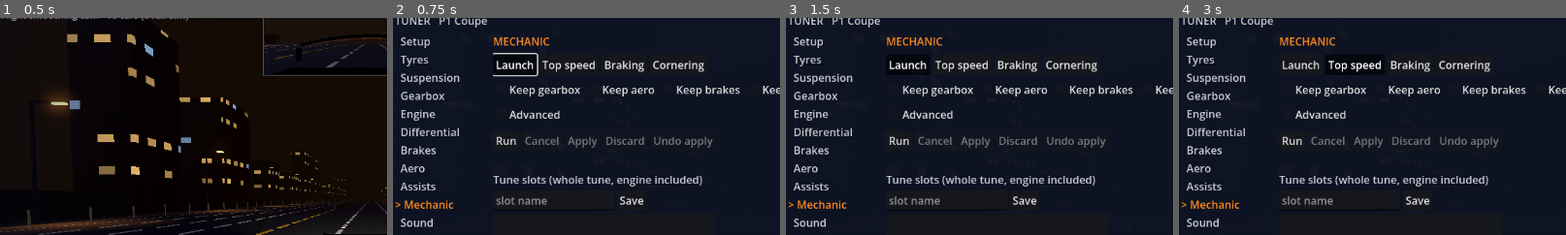
Above: before the commit, frames 1-4 (left to right).
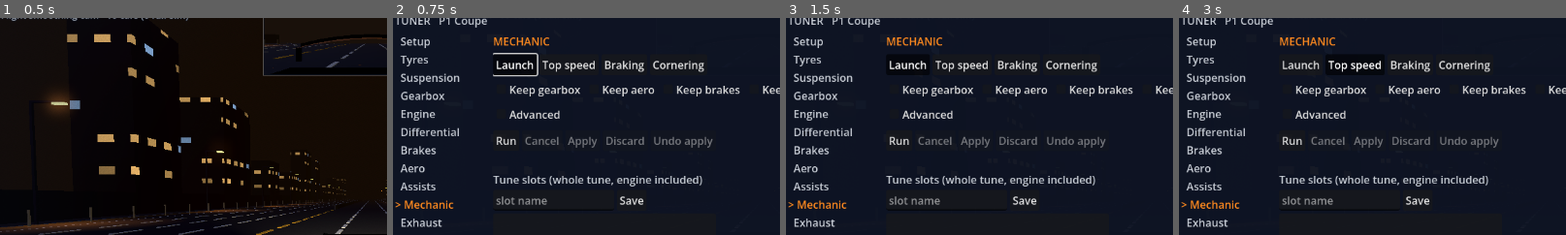
Above: after the commit, the same moments.

Repository: SmurfyHehe/neon-overdrive
Game: Godot game, scene res://Game.tscn
The game is run twice, just before and just after one commit, with the same random seed, the same clock (stepped at 60 frames per second) and the same inputs.
Inputs (mouse positions are % of the whole screen's width and height, from its top left):
- Up to frame 1 (0.5 s): no input
- Up to frame 2 (0.75 s): tap Enter at 0.5 s; move the mouse to (72, 45) at 0.52 s; hold D (steer_right) from 0.53 s (still down); tap Y (autotune_panel) at 0.6 s; click (72, 45) at 0.67 s
- Up to frame 3 (1.5 s): release D (steer_right) at 1.25 s; click "Launch" at 1.25 s
- Up to frame 4 (3 s): click "Launch" at 2 s; click "Top speed" at 2.75 s
The pictures show only the part of the screen within x 2-52%, y 4-54%; the shares and areas given below are measured in that part.

Frame 1 is identical in both runs. In frame 2, 0.3% of the frame differs, in the area x 2-13%, y 92-97%; in frame 3, 0.3%; in frame 4, 0.3%.

Commit message:
Exhaust tuning lives only on the Tuner screen
Rename the Tuner's Sound page to Exhaust and retire the standalone entry
point: the held U/J, I/K, O/L keys, their InputMap actions, the on-screen
readout, the Controls-page group and the exhaust_keys test. EngineAudio still
mirrors the spec into the synth and saves the tune when it changes, so
persistence is unchanged.

Co-Authored-By: Claude Sonnet 5.5 <noreply@anthropic.com>

Diff:
--- a/project.godot
+++ b/project.godot
@@ -101,36 +101,6 @@
 , Object(InputEventJoypadButton,"resource_local_to_scene":false,"resource_name":"","device":-1,"button_index":6,"pressure":0.0,"pressed":false,"script":null)
 ]
 }
-exhaust_loud_up={
-"deadzone": 0.2,
-"events": [Object(InputEventKey,"resource_local_to_scene":false,"resource_name":"","device":-1,"window_id":0,"alt_pressed":false,"shift_pressed":false,"ctrl_pressed":false,"meta_pressed":false,"pressed":false,"keycode":85,"physical_keycode":0,"key_label":0,"unicode":0,"location":0,"echo":false,"script":null)
-]
-}
-exhaust_loud_down={
-"deadzone": 0.2,
-"events": [Object(InputEventKey,"resource_local_to_scene":false,"resource_name":"","device":-1,"window_id":0,"alt_pressed":false,"shift_pressed":false,"ctrl_pressed":false,"meta_pressed":false,"pressed":false,"keycode":74,"physical_keycode":0,"key_label":0,"unicode":0,"location":0,"echo":false,"script":null)
-]
-}
-exhaust_rasp_up={
-"deadzone": 0.2,
-"events": [Object(InputEventKey,"resource_local_to_scene":false,"resource_name":"","device":-1,"window_id":0,"alt_pressed":false,"shift_pressed":false,"ctrl_pressed":false,"meta_pressed":false,"pressed":false,"keycode":73,"physical_keycode":0,"key_label":0,"unicode":0,"location":0,"echo":false,"script":null)
-]
-}
-exhaust_rasp_down={
-"deadzone": 0.2,
-"events": [Object(InputEventKey,"resource_local_to_scene":false,"resource_name":"","device":-1,"window_id":0,"alt_pressed":false,"shift_pressed":false,"ctrl_pressed":false,"meta_pressed":false,"pressed":false,"keycode":75,"physical_keycode":0,"key_label":0,"unicode":0,"location":0,"echo":false,"script":null)
-]
-}
-exhaust_pops_up={
-"deadzone": 0.2,
-"events": [Object(InputEventKey,"resource_local_to_scene":false,"resource_name":"","device":-1,"window_id":0,"alt_pressed":false,"shift_pressed":false,"ctrl_pressed":false,"meta_pressed":false,"pressed":false,"keycode":79,"physical_keycode":0,"key_label":0,"unicode":0,"location":0,"echo":false,"script":null)
-]
-}
-exhaust_pops_down={
-"deadzone": 0.2,
-"events": [Object(InputEventKey,"resource_local_to_scene":false,"resource_name":"","device":-1,"window_id":0,"alt_pressed":false,"shift_pressed":false,"ctrl_pressed":false,"meta_pressed":false,"pressed":false,"keycode":76,"physical_keycode":0,"key_label":0,"unicode":0,"location":0,"echo":false,"script":null)
-]
-}
 toggle_gearbox={
 "deadzone": 0.2,
 "events": [Object(InputEventKey,"resource_local_to_scene":false,"resource_name":"","device":-1,"window_id":0,"alt_press …(190 unchanged characters)…
--- a/scripts/engine_audio.gd
+++ b/scripts/engine_audio.gd
@@ -13,10 +13,6 @@
 ## Which car's exhaust preset the player car starts with (exhaust_tune.gd).
 ## Placeholder until the cars are built from fleet.json (stage B step 5).
 const START_PRESET := "p1_coupe"
-## How fast a held exhaust key moves its knob, per second (0..1 scale).
-const KNOB_RATE := 0.4
-## Seconds the exhaust readout stays on screen after a change.
-const READOUT_SECS := 2.5
 
 var synth := EngineSynth.new()
 ## The exhaust tune lives in the car's spec under "exhaust" (a dictionary, the
@@ -24,9 +20,7 @@
 ## into synth.tune every frame and keeps a saved copy on disk.
 var _spec: Dictionary
 var _saved := {}
-var _label: Label
 var _seen_blow_offs := 0
-var _readout_left := 0.0
 var _vehicle: Vehicle
 var _playback: AudioStreamGeneratorPlayback
 
@@ -34,7 +28,6 @@
 	_vehicle = get_parent() as Vehicle
 	synth.tune = ExhaustTune.for_car(START_PRESET)
 	_load_tune()
-	_setup_readout()
 	synth.mix_rate = AudioServer.get_mix_rate()
 	synth.idle_rpm = _vehicle.idle_rpm
 	synth.max_rpm = _vehicle.max_rpm
@@ -63,33 +56,14 @@
 		_playback.push_buffer(synth.render(n, _vehicle.motor_rpm,
 				_vehicle.throttle_amount, _vehicle.motor_is_redline))
 
-# Exhaust playtest keys: U/J loudness, I/K raspiness, O/L pops, held, while
-# driving. The same knobs are sliders on the Tuner screen (T), together with a
-# flame slider. Cosmetic only. Polled from _physics_process like the rest of the
-# game's input (#30). Every change goes through CarSpec.set_param(), the single
-# write path, so the spec stays the one copy of the tune.
-func _physics_process(delta: float) -> void:
-	var moved := false
-	moved = _nudge("exhaust/loudness", Input.get_axis("exhaust_loud_down", "exhaust_loud_up"), delta) or moved
-	moved = _nudge("exhaust/raspiness", Input.get_axis("exhaust_rasp_down", "exhaust_rasp_up"), delta) or moved
-	moved = _nudge("exhaust/pops", Input.get_axis("exhaust_pops_down", "exhaust_pops_up"), delta) or moved
+# The exhaust tune is edited on the Tuner screen (Exhaust page) through
+# CarSpec.set_param(), the single write path, so the spec stays the one copy.
+# Here it is mirrored into the synth and saved: a change made while the game was
+# paused is written to disk on the first tick after it resumes.
+func _physics_process(_delta: float) -> void:
 	sync_tune()
-	if moved:
-		_readout_left = READOUT_SECS
-	elif _spec.get("exhaust", {}) != _saved:
-		# Keys let go (or the Tuner screen changed it): keep the tune for next run.
+	if _spec.get("exhaust", {}) != _saved:
 		_save_tune()
-	_readout_left = maxf(_readout_left - delta, 0.0)
-	_label.visible = _readout_left > 0.0
-	if _label.visible:
-		var t := synth.tune
-		_label.text = "EXHAUST  loudness %.2f (U/J)  raspiness %.2f (I/K)  pops %.2f (O/L)" % [t.loudness, t.raspiness, t.pops]
-
-func _nudge(path: String, dir: float, delta: float) -> bool:
-	if dir == 0.0:
-		return false
-	CarSpec.set_param(_vehicle, _spec, path, TuneParams.get_value(_spec, path) + dir * KNOB_RATE * delta)
-	return true
 
 ## Spec -> synth. The spec is the single copy; this is the only reader. Runs every
 ## frame while driving; the Tuner screen calls it too, because this node does not
@@ -112,12 +86,3 @@
 func _save_tune() -> void:
 	_saved = _spec.exhaust.duplicate()
 	ExhaustTune.save_car(START_PRESET, _saved)
-
-func _setup_readout() -> void:
-	var layer := CanvasLayer.new()
-	add_child(layer)
-	_label = Label.new()
-	_label.position = Vector2(16, 80)
-	_label.add_theme_color_override("font_color", Color(1.0, 0.54, 0.12))
-	_label.visible = false
-	layer.add_child(_label)
--- a/scripts/exhaust_panel.gd
+++ b/scripts/exhaust_panel.gd
@@ -5,8 +5,7 @@
 # pops, flame), cosmetic only. They write into the player's spec under
 # "exhaust" through CarSpec.set_param(), the same path as the gearing sliders;
 # EngineAudio copies the spec into the live synth every frame, so changes are
-# heard at once, and saves the tune to disk once it settles. The held keys
-# U/J, I/K and O/L still work while driving and move the same values.
+# heard at once, and saves the tune to disk once it settles.
 #
 # These paths are in TuneParams.all() (so tune slots store them) but never in
 # TuneParams.auto_paths(): Auto-Tune does not touch them.
--- a/scripts/pause_menu.gd
+++ b/scripts/pause_menu.gd
@@ -19,9 +19,6 @@
 	["Camera", [["camera_cycle", "Camera smoothing"], ["camera_view", "Chase / cockpit view"], ["look_back", "Look back (hold)"]]],
 	["Audio & Radio", [["mute", "Mute"], ["radio_next", "Next radio station"]]],
 	["Menus", [["pause", "Pause / back"], ["tuning_panel", "Tuning panel"], ["autotune_panel", "Auto-Tune panel"]]],
-	["Exhaust", [
-		["exhaust_loud_up", "Louder"], ["exhaust_loud_down", "Quieter"], ["exhaust_rasp_up", "More rasp"],
-		["exhaust_rasp_down", "Less rasp"], ["exhaust_pops_up", "More pops"], ["exhaust_pops_down", "Fewer pops"]]],
 ]
 
 const SILVER := Color("#C9CED6")
--- a/scripts/tuner_model.gd
+++ b/scripts/tuner_model.gd
@@ -46,7 +46,7 @@
 ##              with invert). lo_word / hi_word are the words at the ends.
 ##   "choice" : named options, each a function of the stock spec giving
 ##              {path: value}. Shown as one word; Left/Right step through them.
-## Pages without settings (Setup, Mechanic, Sound, Advanced) are drawn by the screen.
+## Pages without settings (Setup, Mechanic, Exhaust, Advanced) are drawn by the screen.
 static func pages() -> Array:
 	return [
 		{"id": "setup", "title": "Setup", "settings": []},
@@ -94,7 +94,7 @@
 			_range("max_steering_angle", "Steering lock", ["max_steering_angle"], deg_to_rad(30.0), deg_to_rad(50.0), "Less", "More", "More lock turns tighter and catches bigger slides, but makes the car twitchy.", "rad_deg"),
 		]},
 		{"id": "mechanic", "title": "Mechanic", "settings": []},
-		{"id": "sound", "title": "Sound", "settings": []},
+		{"id": "exhaust", "title": "Exhaust", "settings": []},
 		{"id": "advanced", "title": "Advanced", "settings": []},
 	]
 
@@ -236,7 +236,7 @@
 func apply_preset(name: String) -> void:
 	for e in TuneParams.all():
 		if e.path.begins_with("exhaust/"):
-			continue  # sound is cosmetic and has its own page
+			continue  # exhaust is cosmetic and has its own page
 		_write(e.path, TuneParams.get_value(stock, e.path))
 	var vals := _preset_values(name)
 	for p in vals:
--- a/scripts/tuner_screen.gd
+++ b/scripts/tuner_screen.gd
@@ -8,13 +8,13 @@
 #
 #   +------------+------------------------------+-------------+
 #   | page list  | the page: notch bars or a    | stat panel  |
-#   |            | panel (Mechanic, Sound, Adv) | before/now  |
+#   |            | panel (Mechanic, Exhaust, Adv) | before/now  |
 #   +------------+------------------------------+-------------+
 #   | hint: what the focused setting does                      |
 #
 # Pages, settings, presets and the estimates live in TunerModel. The older
 # panels keep their logic and tests and sit on their own pages: AutoTunePanel on
-# Mechanic (PR 4 simplifies it), ExhaustPanel on Sound, TuningPanel (raw gearing
+# Mechanic (PR 4 simplifies it), ExhaustPanel on Exhaust, TuningPanel (raw gearing
 # and power, Copy values) on Advanced.
 #
 # Keyboard only, no key hints on screen (they are on the pause menu's Controls
@@ -52,7 +52,7 @@
 var car_label: Label
 var hint: Label
 var content: VBoxContainer   # rows of the current settings page
-var panel_pages := {}        # page id -> Control (Setup, Mechanic, Sound, Advanced)
+var panel_pages := {}        # page id -> Control (Setup, Mechanic, Exhaust, Advanced)
 var rows: Array = []         # [{setting, name, value, bar}] on a settings page
 var preset_buttons: Array[Button] = []
 var stats: TunerStats
@@ -147,11 +147,11 @@
 	mech.add_child(mechanic)
 	mech.add_child(auto)
 	panel_pages["mechanic"] = mech
-	var sound := VBoxContainer.new()
-	sound.add_child(_label("Sound and looks only: nothing here changes how the car drives.", DIM))
+	var exhaust_page := VBoxContainer.new()
+	exhaust_page.add_child(_label("Exhaust sound and flames only: nothing here changes how the car drives.", DIM))
 	exhaust = ExhaustPanel.new(player)
-	sound.add_child(exhaust)
-	panel_pages["sound"] = sound
+	exhaust_page.add_child(exhaust)
+	panel_pages["exhaust"] = exhaust_page
 	var adv := VBoxContainer.new()
 	adv.add_child(_label("Raw gearing and power, for fine work. Peak torque and redline move to the garage later.", DIM))
 	manual = TuningPanel.new(player, game_state)
@@ -234,7 +234,7 @@
 		preset_buttons[0].grab_focus()
 	elif id == "mechanic":
 		(mechanic.goal_buttons.values()[0] as Control).grab_focus()
-	elif id == "sound":
+	elif id == "exhaust":
 		(exhaust.sliders.values()[0] as Control).grab_focus()
 	elif id == "advanced":
 		(manual.sliders["final_drive"] as Control).grab_focus()
@@ -370,7 +370,7 @@
 		hint.text = {
 			"setup": "Stock: as it left the factory. Street: forgiving and comfortable. Grip: fast laps. Drift: easy slides.",
 			"mechanic": "The mechanic tries setups on a closed track and keeps what scores best for your goals.",
-			"sound": "How the exhaust sounds, and the flames. Purely cosmetic.",
+			"exhaust": "How the exhaust sounds, and the flames. Purely cosmetic.",
 			"advanced": "Every raw gearing and power number, with the gear table.",
 		}.get(page.id, "")
 	if stats.measured_for != player.spec.hash():
--- a/tests/exhaust_keys.gd
+++ /dev/null
@@ -1,91 +0,0 @@
-extends SceneTree
-
-# Exhaust playtest keys: in the real Game.tscn the player car starts on the P1
-# preset, holding U raises loudness, J lowers it, and the readout shows. The
-# tune lives in the player's spec (the one copy the Tuner screen's sliders use
-# too), is mirrored into the synth, and is saved to disk once the keys let go.
-# The save goes to a scratch file, never the player's real one.
-# Exit code 1 on failure. Run (silent, no window sound):
-#   Godot_v4.7.2-stable_win64_console.exe --audio-driver Dummy --path . -s res://tests/exhaust_keys.gd
-
-const TIMEOUT_TICKS := 600
-const HOLD_TICKS := 30
-const SAVE_FILE := "user://autotune/test_exhaust_keys.json"
-
-var tick := 0
-var phase := 0
-var phase_start := 0
-var start := 0.0
-var raised := 0.0
-
-func _initialize() -> void:
-	OS.set_environment("NEON_TRAFFIC", "0")  # an empty road, whatever run_tests.bat or the saved settings say
-	DirAccess.make_dir_recursive_absolute(ProjectSettings.globalize_path("user://autotune"))
-	var f := FileAccess.open(SAVE_FILE, FileAccess.WRITE)  # start empty (overwrite; never deleted)
-	f.store_string("")
-	f = null
-	ExhaustTune.save_path = SAVE_FILE
-	change_scene_to_file("res://Game.tscn")
-
-func _physics_process(_delta: float) -> bool:
-	tick += 1
-	var game := current_scene
-	if game == null or game.get("player") == null:
-		return tick > TIMEOUT_TICKS and _end("Game never became ready")
-	var audio: EngineAudio = null
-	for c in game.player.get_children():
-		if c is EngineAudio:
-			audio = c
-	if audio == null:
-		return _end("player has no EngineAudio")
-	var t := audio.synth.tune
-	match phase:
-		0:
-			if absf(t.loudness - ExhaustTune.for_car("p1_coupe").loudness) > 0.001:
-				return _end("player did not start on the P1 preset")
-			start = t.loudness
-			_key(KEY_U, true)
-			_next()
-		1:
-			if tick - phase_start >= HOLD_TICKS:
-				_key(KEY_U, false)
-				raised = t.loudness
-				if raised <= start + 0.05:
-					return _end("holding U did not raise loudness (%.3f -> %.3f)" % [start, raised])
-				if not audio._label.visible:
-					return _end("readout not shown after a change")
-				_key(KEY_J, true)
-				_next()
-		2:
-			if tick - phase_start >= HOLD_TICKS:
-				_key(KEY_J, false)
-				if t.loudness >= raised - 0.05:
-					return _end("holding J did not lower loudness")
-				if absf(game.player.spec.exhaust.loudness - t.loudness) > 0.0001:
-					return _end("synth tune and spec disagree (%.3f vs %.3f)" % [t.loudness, game.player.spec.exhaust.loudness])
-				_next()
-		3:
-			if tick - phase_start >= 10:
-				var saved := ExhaustTune.load_saved("p1_coupe")
-				if saved.is_empty() or absf(saved.loudness - t.loudness) > 0.002:
-					return _end("tune not saved after the keys let go (%s)" % str(saved))
-				return _end("")
-	return false
-
-func _next() -> void:
-	phase += 1
-	phase_start = tick
-
-func _key(code: Key, pressed: bool) -> void:
-	var ev := InputEventKey.new()
-	ev.keycode = code
-	ev.physical_keycode = code
-	ev.pressed = pressed
-	Input.parse_input_event(ev)
-
-func _end(msg: String) -> bool:
-	if msg != "":
-		printerr("FAIL: ", msg)
-	print("exhaust_keys: ", "PASS" if msg == "" else "FAIL")
-	quit(0 if msg == "" else 1)
-	return true
Not shown, removed: tests/exhaust_keys.gd.uid
Not shown, changed: ROADMAP.md
Not shown, changed: docs/design/exhaust.md
Not shown, changed: tests/run_tests.bat
